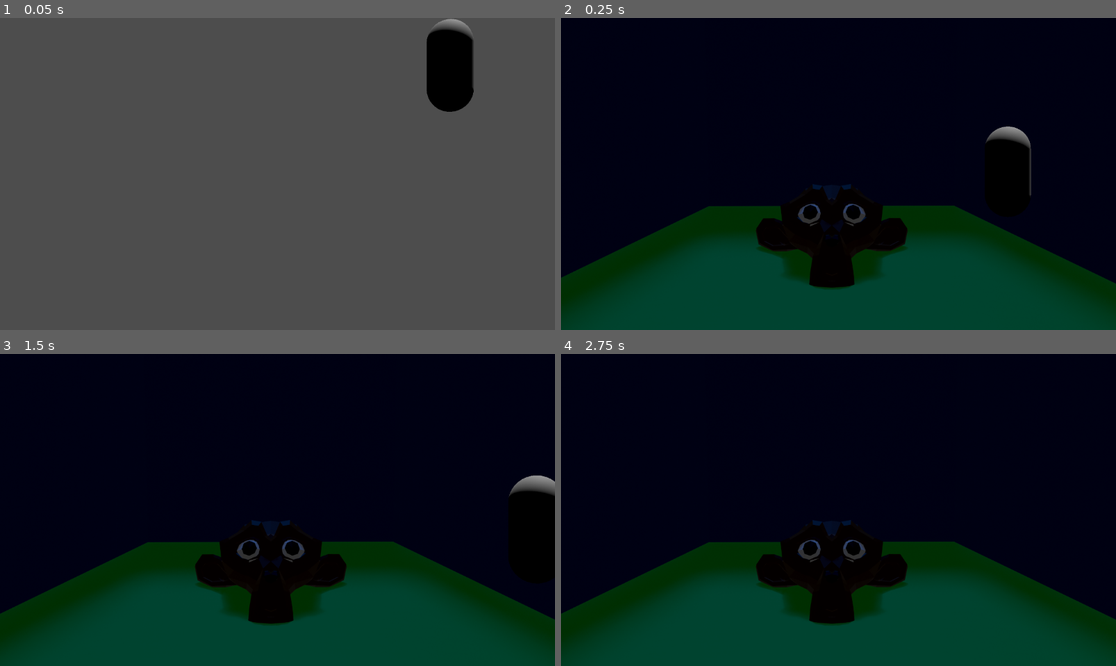
Above: before the commit, frames 1-4 (two rows, left to right).
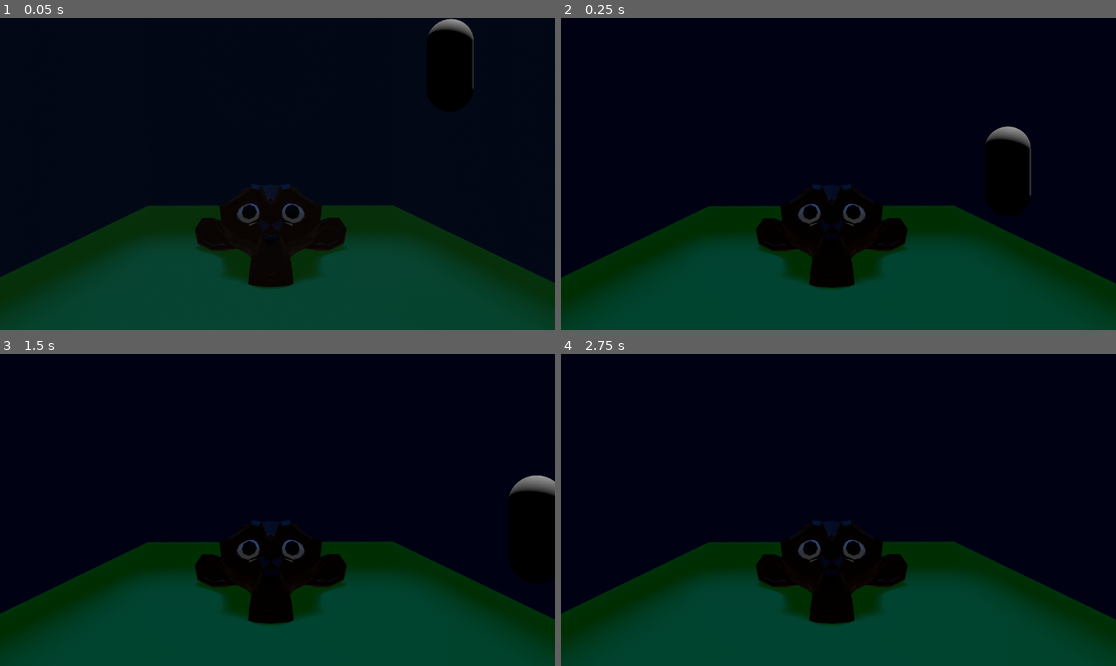
Above: after the commit, the same moments.

Repository: DieSkaarj/Pre-rendered_Backgrounds_with_Godot_4.4
Game: Godot game, scene res://Data/Scene.tscn
The game is run twice, just before and just after one commit, with the same random seed, the same clock (stepped at 60 frames per second) and the same inputs.
Inputs:
- Up to frame 1 (0.05 s): no input
- Up to frame 2 (0.25 s): no input
- Up to frame 3 (1.5 s): tap Enter at 0.5 s; hold Right (move_right) 0.53-1.28 s; tap Space at 1.25 s; hold Down (move_backward) from 1.28 s (still down)
- Up to frame 4 (2.75 s): tap Enter at 2 s; release Down (move_backward) at 2.03 s; hold Right (move_right) from 2.03 s (still down)

The runs differ from the first frame. In frame 1, 98% of the frame differs, in the area x 0-100%, y 0-100%; in frame 2, less than 0.1%; in frame 3, less than 0.1%; in frame 4, less than 0.1%.

Commit message:
Add files via upload

Diff:
--- a/pre-rendered-backgrounds/Data/Scene.tscn
+++ b/pre-rendered-backgrounds/Data/Scene.tscn
@@ -228,6 +228,8 @@
 skeleton = NodePath("")
 
 [node name="Actors" type="SubViewport" parent="."]
+own_world_3d = true
+transparent_bg = true
 size = Vector2i(1920, 1080)
 
 [node name="DirectionalLight3D" type="DirectionalLight3D" parent="Actors"]
@@ -266,7 +268,7 @@
 anchor_mode = 0
 zoom = Vector2(0.6, 0.6)
 
-[node name="Film" type="TextureRect" parent="Camera"]
+[node name="Composite" type="TextureRect" parent="Camera"]
 offset_right = 1920.0
 offset_bottom = 1082.0
 texture = SubResource("ViewportTexture_t6lng")
